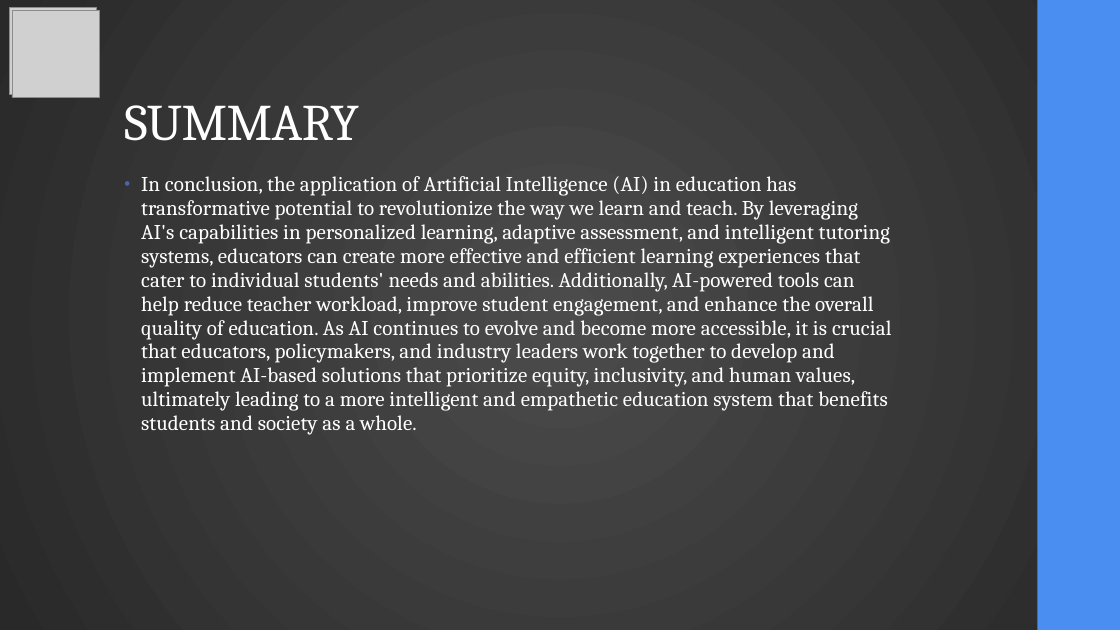
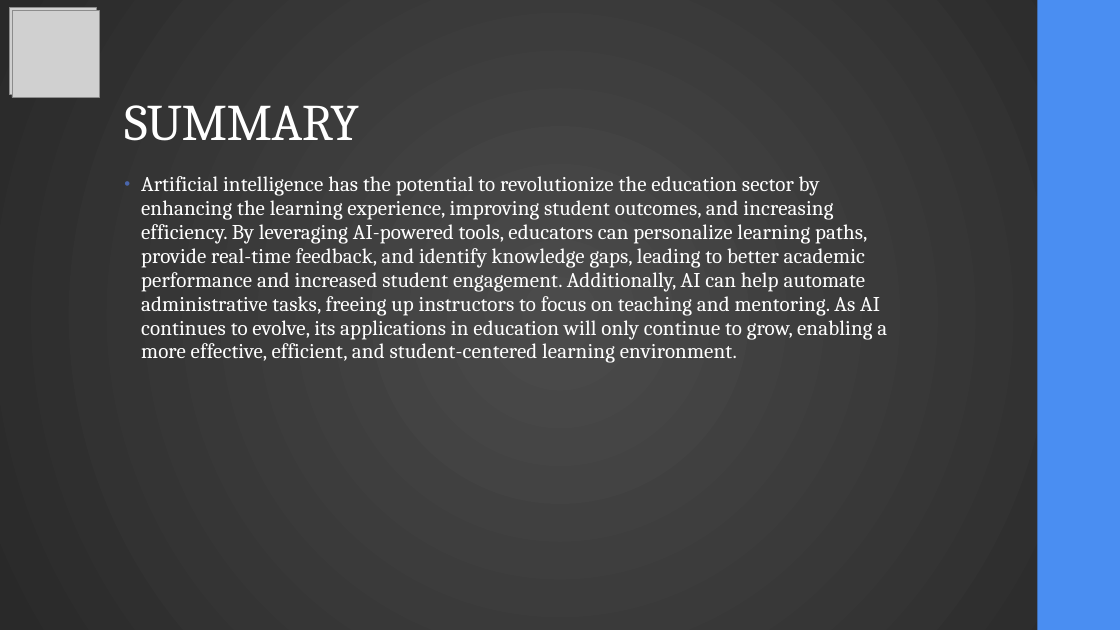
Before and after one commit to RomanMykolaichuk/DEEP_04_2025, a slide deck: slide 14 of final_presentation_eng.pptx. Drawn at 1120x630 pixels with LibreOffice and Linux fonts; fonts in the diff are those of the drawing; grey boxes stand for pictures. Boxes give left, top, right and bottom in pixels: in the first picture for what was removed or moved away, otherwise in the second. Text is boxed around its words. In the diff, an @@ line names an element or a change of style, - is before the commit and + after.

```diff
--- a/final_presentation_eng.pptx
+++ b/final_presentation_eng.pptx
@@ text at [141, 176, 887, 363]: text changed @@
-• In conclusion, the application of Artificial Intelligence (AI) in education has transformative potential to revolutionize the way we learn and teach. By leveraging AI's capabilities in personalized learning, adaptive assessment, and intelligent tutoring systems, educators can create more effective and efficient learning experiences that cater to individual students' needs and abilities. Additionally, AI-powered tools can help reduce teacher workload, improve student engagement, and enhance the overall quality of education. As AI continues to evolve and become more accessible, it is crucial that educators, policymakers, and industry leaders work together to develop and implement AI-based solutions that prioritize equity, inclusivity, and human values, ultimately leading to a more intelligent and empathetic education system that benefits students and society as a whole.
+• Artificial intelligence has the potential to revolutionize the education sector by enhancing the learning experience, improving student outcomes, and increasing efficiency. By leveraging AI-powered tools, educators can personalize learning paths, provide real-time feedback, and identify knowledge gaps, leading to better academic performance and increased student engagement. Additionally, AI can help automate administrative tasks, freeing up instructors to focus on teaching and mentoring. As AI continues to evolve, its applications in education will only continue to grow, enabling a more effective, efficient, and student-centered learning environment.
```
Also in this commit, not shown: 13 other slides changed, 2 other files.
